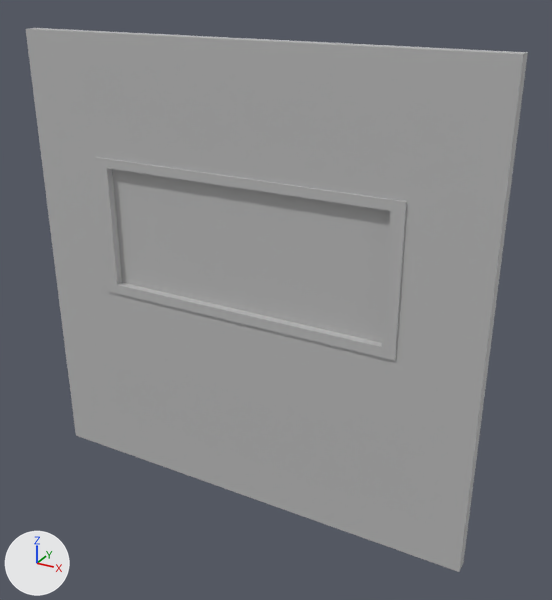
Before and after pictures for a commit that changed the FBX model Assets/FBXs/WallWithWindow.fbx.
Rendered twice from a camera (50 mm lens) standing at (3.23, -5.27, 4.77) and looking at (0.26, 0.12, 2.07). The lights are fixed; the arrows at lower left show +X, +Y and +Z. Where no turn or scale is listed for an object, it has been applied to the vertices.

The scene before the commit, as lines of its bpy script (objects in view):
```python
mat_wallmat = principled_material('WallMat')
mat_wallmat.base_color = (0.5, 0.5, 0.5)  # grey #bcbcbc
me_mesh = bpy.data.meshes.new('Mesh')
me_mesh.from_pydata(...)  # 104 vertices, 102 faces; spans x -2.16..2.16, y -0.08..0.08, z 0.0..4.25
# faces by material slot: [2, 56, 44]
me_mesh.materials.append(mat_glassmat)  # grey #bcbcbc
me_mesh.materials.append(mat_wallmat)  # grey #bcbcbc
me_mesh.materials.append(mat_windowframemat)  # grey #bcbcbc
ob_wallwindow = bpy.data.objects.new('WallWindow', me_mesh)
ob_wallwindow.location = (0.0, 0.0, 0.0)
```
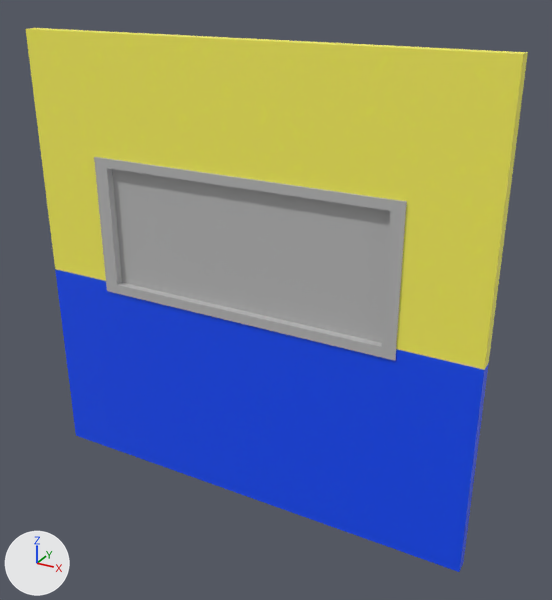
What differs and where, as boxes [x1, y1, x2, y2] in the pictures (552 x 600 px):
'WallWindow', surface changed
    both: [26, 28, 528, 572]

The change, as a list of edits to the scene's bpy script:
```text
Add img_walltexture_jpg:
    img_walltexture_jpg = load_image('WallTexture.jpg', 'Materials/WallTexture.jpg', 1024, 1024, 'sRGB')
Change mat_wallmat:
    remove mat_wallmat.base_color = (0.5, 0.5, 0.5)  # grey #bcbcbc
    add mat_wallmat.texture = img_walltexture_jpg
```
